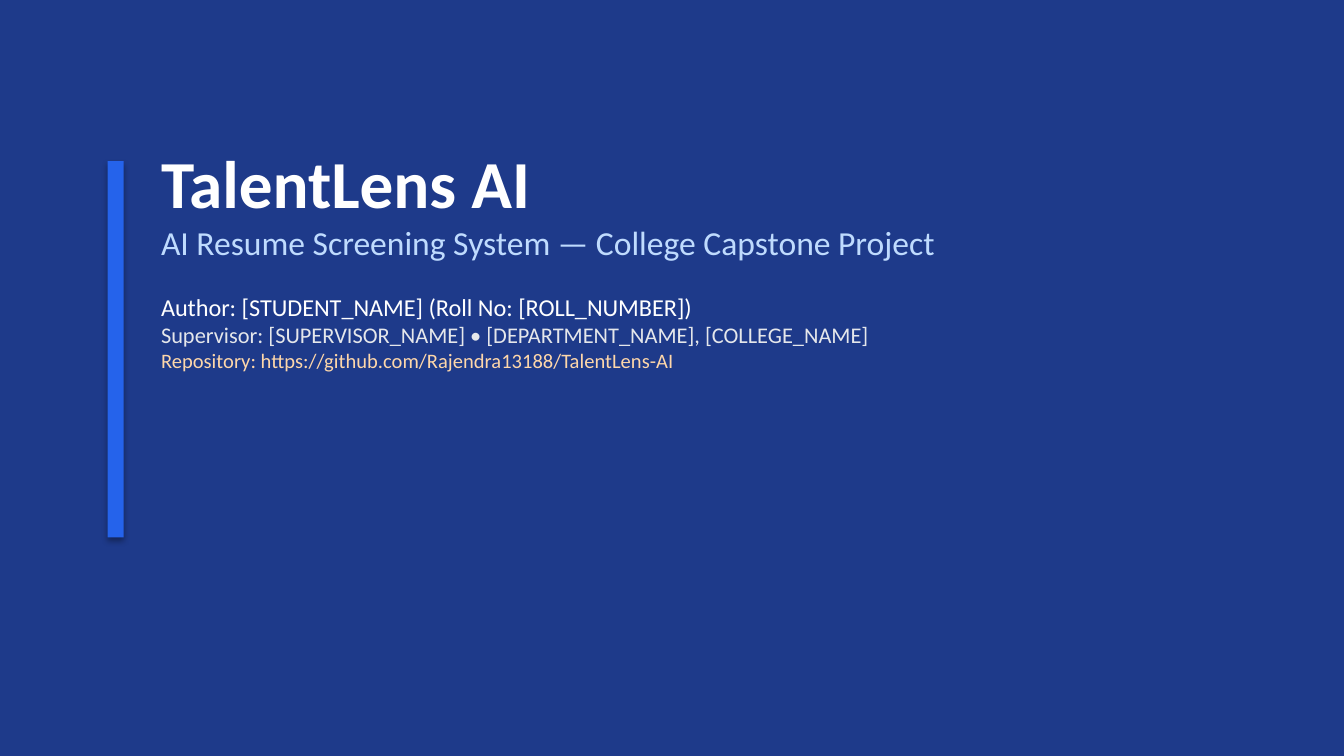
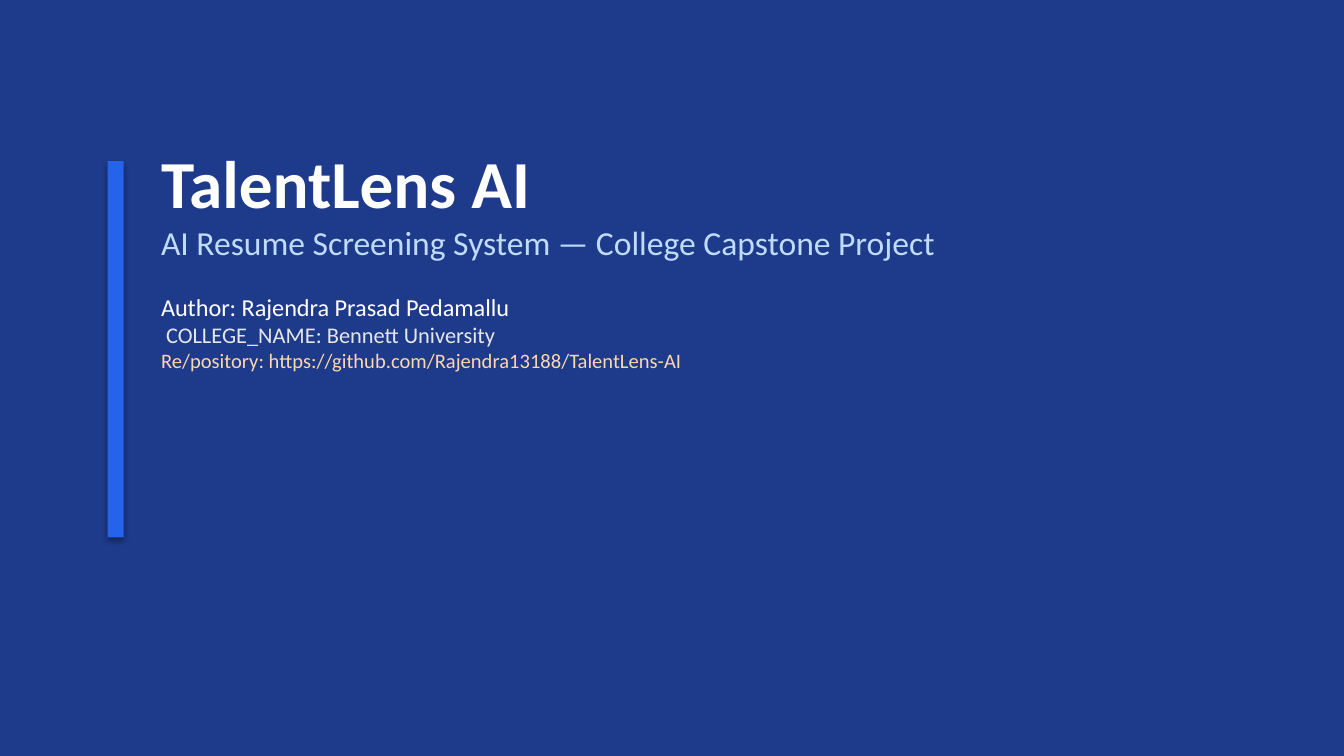
Before and after one commit to Rajendra13188/TalentLens-AI, a slide deck: slide 1 of submission_docs/TalentLens_AI_Presentation.pptx. Drawn at 1344x756 pixels with LibreOffice and Linux fonts; fonts in the diff are those of the drawing. Boxes give left, top, right and bottom in pixels: in the first picture for what was removed or moved away, otherwise in the second. Text is boxed around its words. In the diff, an @@ line names an element or a change of style, - is before the commit and + after.

```diff
--- a/submission_docs/TalentLens_AI_Presentation.pptx
+++ b/submission_docs/TalentLens_AI_Presentation.pptx
@@ text at (x1=161, y1=299, x2=681, y2=372): text changed; size 12 to 11 pt; text colour #E5E7EB to #FED7AA @@
-Author: [STUDENT_NAME] (Roll No: [ROLL_NUMBER])
-Supervisor: [SUPERVISOR_NAME] • [DEPARTMENT_NAME], [COLLEGE_NAME]
-Repository: https://github.com/Rajendra13188/TalentLens-AI
+Author: Rajendra Prasad Pedamallu
+COLLEGE_NAME: Bennett University
+Re/pository: https://github.com/Rajendra13188/TalentLens-AI
```
Also in this commit, not shown: 1 other file.
